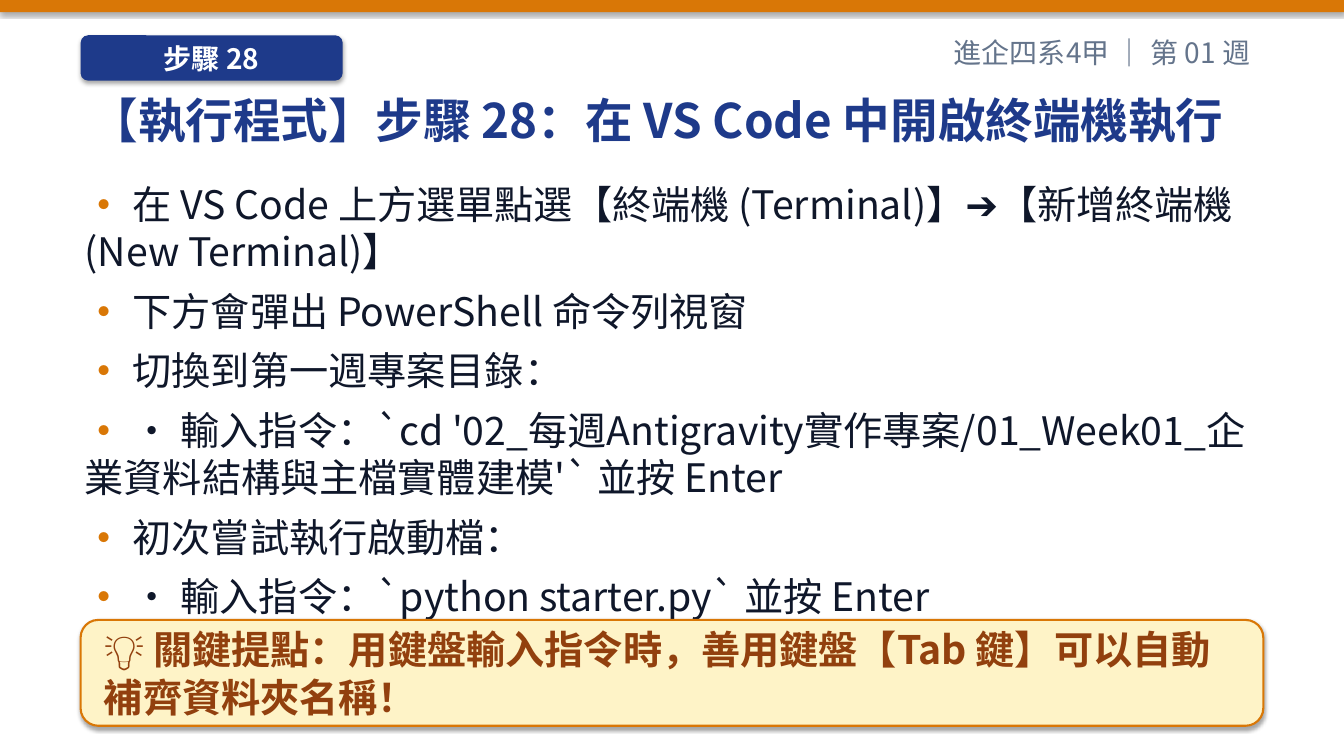
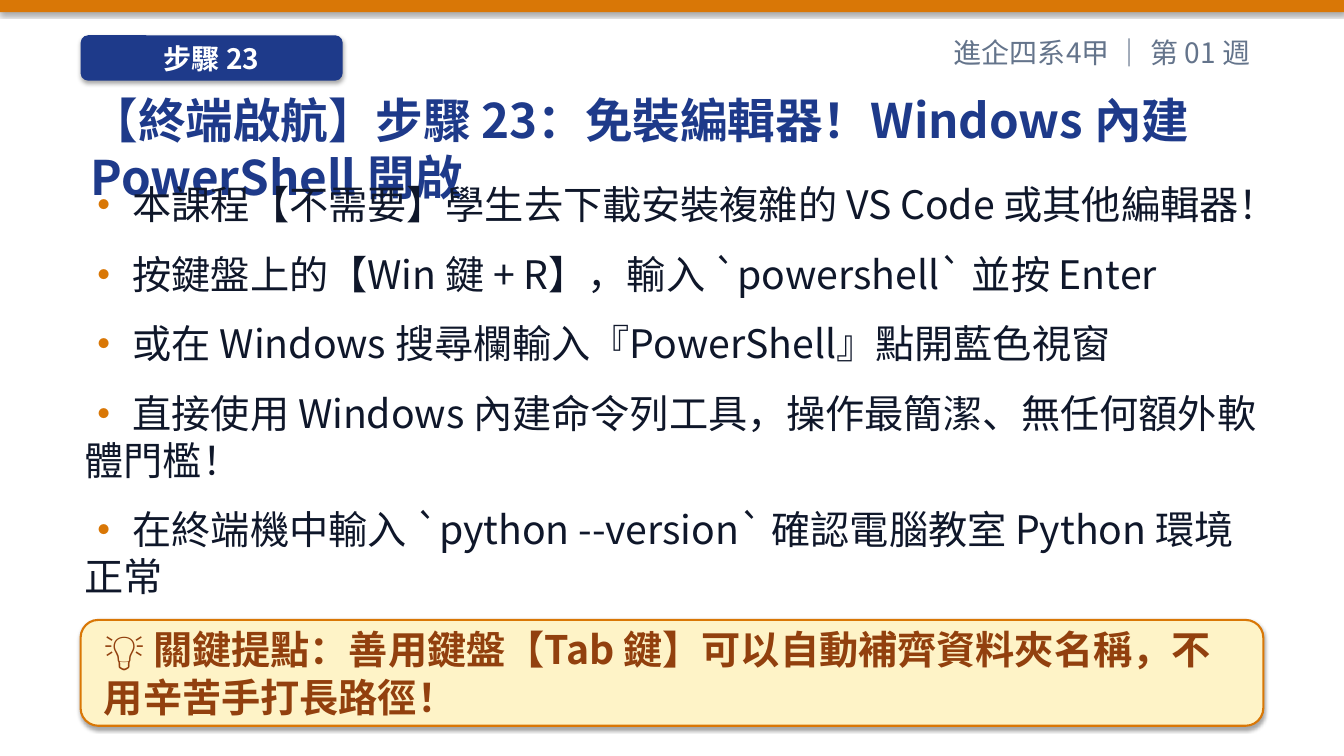
Before and after one commit to h12s12bs/vnu-enterprise-resource-planning, a slide deck: slide 41 of 01_每週教學簡報_PPT/ERP_第01週_課程導論、ERP_概念演進與數位轉型.pptx (slide 46 before the commit). Drawn at 1344x756 pixels with LibreOffice and Linux fonts; fonts in the diff are those of the drawing. Boxes give left, top, right and bottom in pixels: in the first picture for what was removed or moved away, otherwise in the second. Text is boxed around its words. In the diff, an @@ line names an element or a change of style, - is before the commit and + after.

Commit message:
fix: 修復週次選單標題一致性問題，全面移除 VS Code 改用本機 PowerShell CLI 登入與成果雲端備份指引

```diff
--- a/01_每週教學簡報_PPT/ERP_第01週_課程導論、ERP_概念演進與數位轉型.pptx
+++ b/01_每週教學簡報_PPT/ERP_第01週_課程導論、ERP_概念演進與數位轉型.pptx
@@ text in rounded rectangle at [164, 45, 259, 72]: text changed @@
-步驟 28
+步驟 23
@@ text at [91, 97, 1189, 207]: text changed @@
-【執行程式】步驟 28：在 VS Code 中開啟終端機執行
+【終端啟航】步驟 23：免裝編輯器！Windows 內建 PowerShell 開啟
@@ text at [85, 179, 1278, 594]: text changed @@
-• 在 VS Code 上方選單點選【終端機 (Terminal)】➔【新增終端機 (New Terminal)】
-• 下方會彈出 PowerShell 命令列視窗
-• 切換到第一週專案目錄：
-• • 輸入指令：`cd '02_每週Antigravity實作專案/01_Week01_企業資料結構與主檔實體建模'` 並按 Enter
-• 初次嘗試執行啟動檔：
-• • 輸入指令：`python starter.py` 並按 Enter
-• 終端機印出執行結果與資料筆數，代表 Python 執行完全正常！
+• 本課程【不需要】學生去下載安裝複雜的 VS Code 或其他編輯器！
+• 按鍵盤上的【Win 鍵 + R】，輸入 `powershell` 並按 Enter
+• 或在 Windows 搜尋欄輸入『PowerShell』點開藍色視窗
+• 直接使用 Windows 內建命令列工具，操作最簡潔、無任何額外軟體門檻！
+• 在終端機中輸入 `python --version` 確認電腦教室 Python 環境正常
@@ text in rounded rectangle at [104, 630, 1211, 716]: text changed @@
-💡 關鍵提點：用鍵盤輸入指令時，善用鍵盤【Tab 鍵】可以自動補齊資料夾名稱！
+💡 關鍵提點：善用鍵盤【Tab 鍵】可以自動補齊資料夾名稱，不用辛苦手打長路徑！
```
Also in this commit, not shown: 10 other slides changed, 5 slides added, 2 slides removed, 25 other files.
